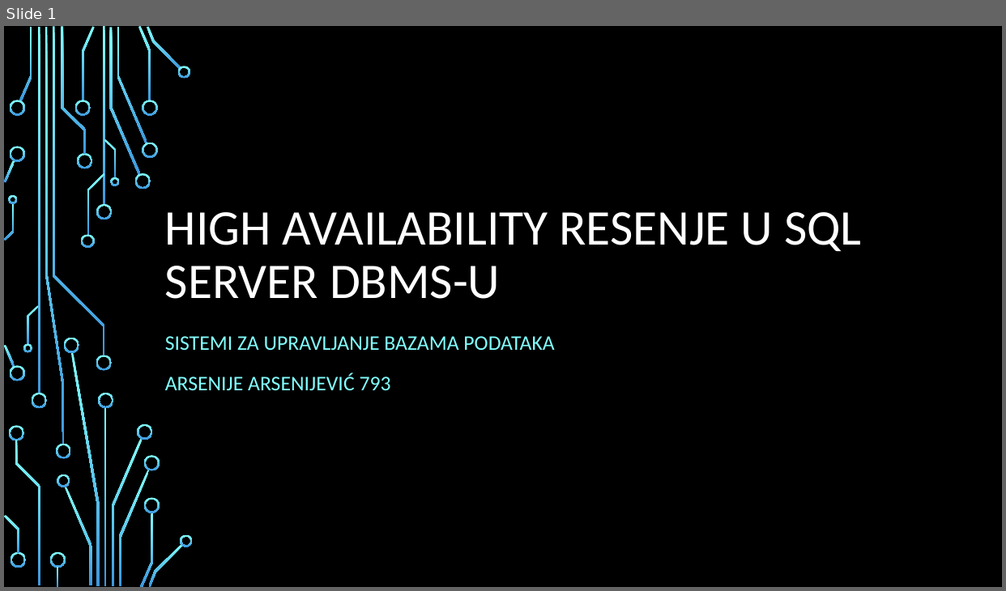
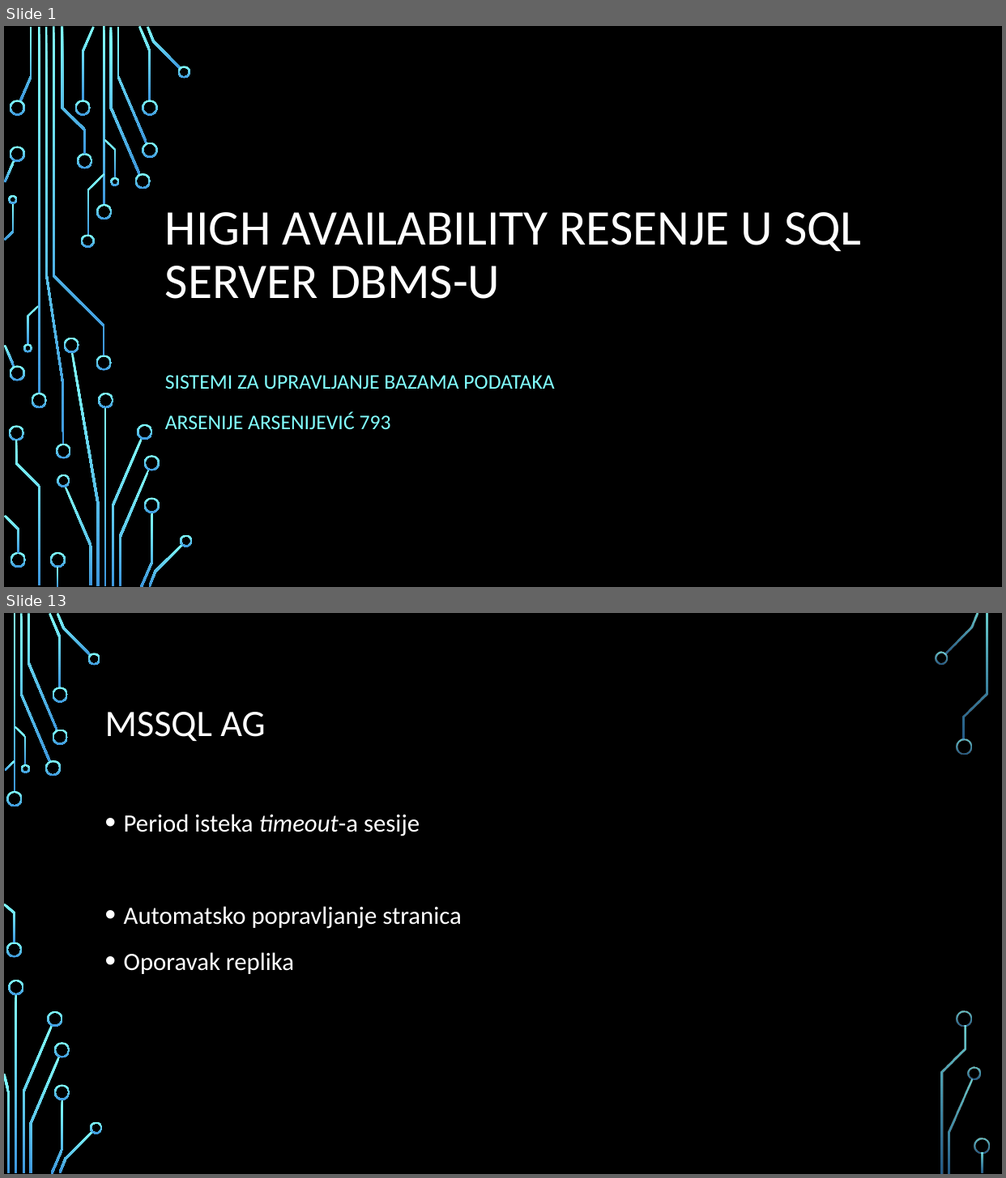
Before and after one commit to ArxyaArsa/master-dbms, a slide deck: Seminarski 3/3. High-Availability sistem u SQL Server DBMS-u.pptx. Shown one above the other, each under a label of ours: slide 1 before the commit, slides 1 and 13 after it; the slides between them are not shown. The pictures are 1006x591 and 1006x1178 pixels, drawn with LibreOffice and Linux fonts; fonts in the diff are those of the drawing; background and template pictures are left out. Boxes give left, top, right and bottom in pixels: in the first picture for what was removed or moved away, otherwise in the second. Text is boxed around its words. In the diff, an @@ line names an element or a change of style, - is before the commit and + after.

```diff
--- a/Seminarski 3/3. High-Availability sistem u SQL Server DBMS-u.pptx
+++ b/Seminarski 3/3. High-Availability sistem u SQL Server DBMS-u.pptx
@@ slide 13 added at box(4, 613, 1002, 1174), background picture (left out) @@
@@ title added at box(105, 712, 265, 741), 36 pt, text #FFFFFF @@
+MSSQL AG
@@ text added at box(124, 814, 462, 974), 24 pt, text #FFFFFF @@
+• Period isteka timeout-a sesije
+• Automatsko popravljanje stranica
+• Oporavak replika
@@ group added at box(4, 613, 990, 1174): 33 freeform shapes, 3 rectangles @@
@@ slide 1 changed as well @@
@@ subtitle "SISTEMI ZA UPRAVLJANJE BAZAMA PODATAKA": place and size @@
-subtitle "SISTEMI ZA UPRAVLJANJE BAZAMA PODATAKA" at box(165, 336, 554, 390)
+subtitle "SISTEMI ZA UPRAVLJANJE BAZAMA PODATAKA" at box(165, 375, 554, 429)
```
Also in this commit, not shown: 14 other slides added, 1 other file.
